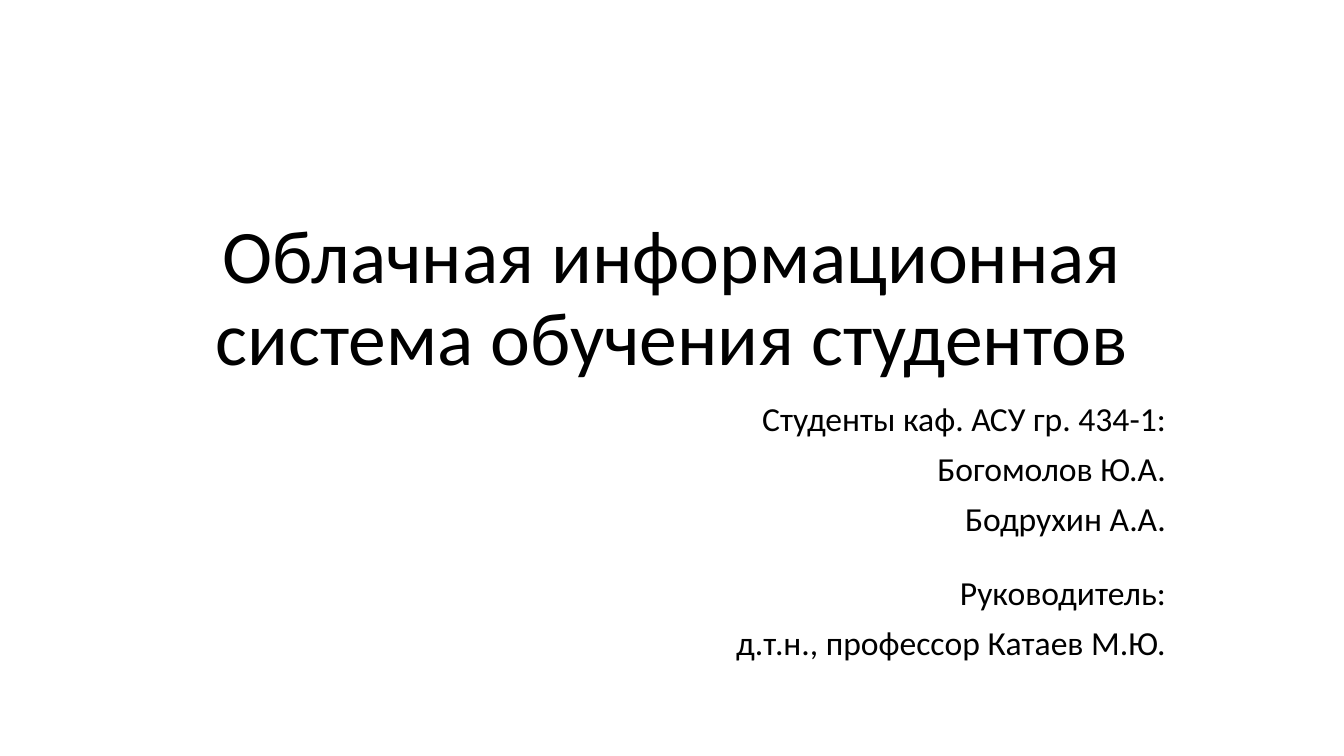
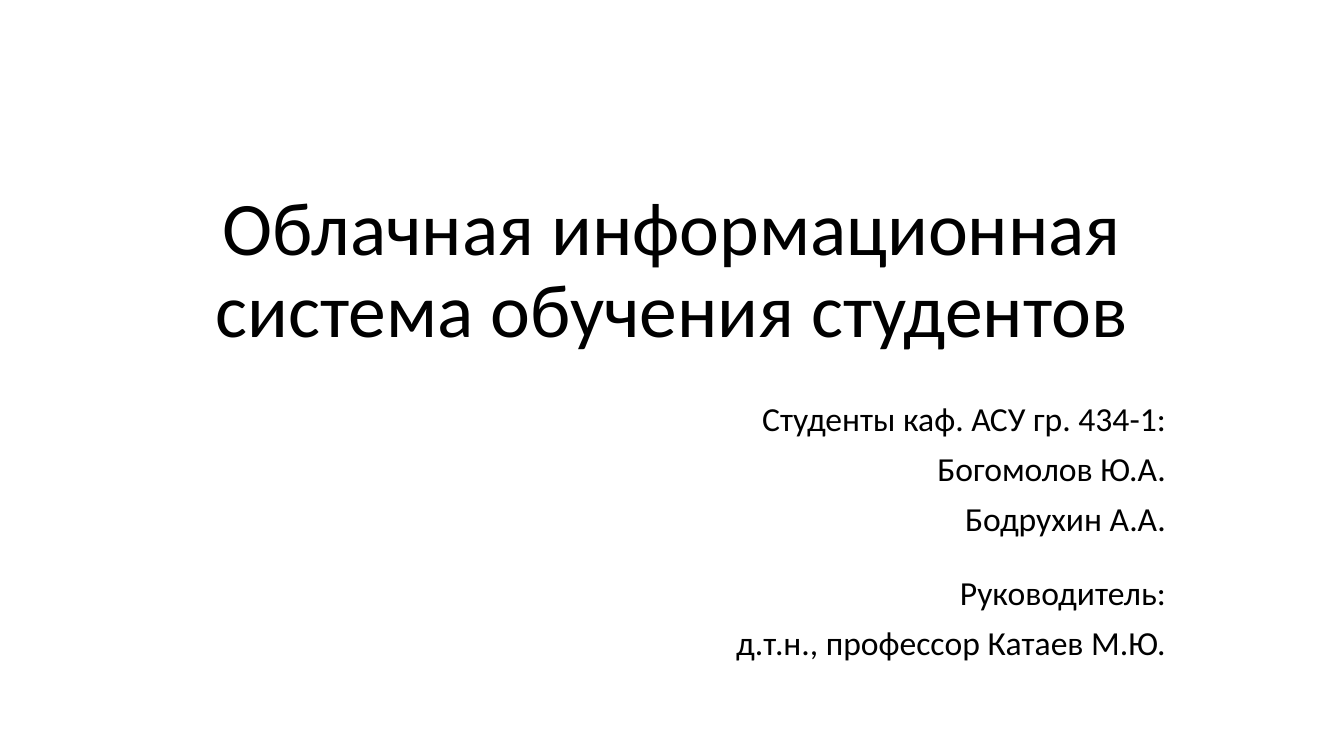
Before and after one commit to KerkDovan/GPO, a slide deck: slide 1 of Конференции/Международная научно-практическая конференция -Электронные средства и системы управления-/Выступление/Презентация.pptx. Drawn at 1344x756 pixels with LibreOffice and Linux fonts; fonts in the diff are those of the drawing. Boxes give left, top, right and bottom in pixels: in the first picture for what was removed or moved away, otherwise in the second. Text is boxed around its words. In the diff, an @@ line names an element or a change of style, - is before the commit and + after.

```diff
--- a/Конференции/Международная научно-практическая конференция -Электронные средства и системы управления-/Выступление/Презентация.pptx
+++ b/Конференции/Международная научно-практическая конференция -Электронные средства и системы управления-/Выступление/Презентация.pptx
@@ title "Облачная информационная система обучения студентов": place and size @@
-title "Облачная информационная система обучения студентов" at [216,231,1127,378]
+title "Облачная информационная система обучения студентов" at [216,203,1127,350]
```
Also in this commit, not shown: 7 other slides changed, 8 slides added, 3 other files.
